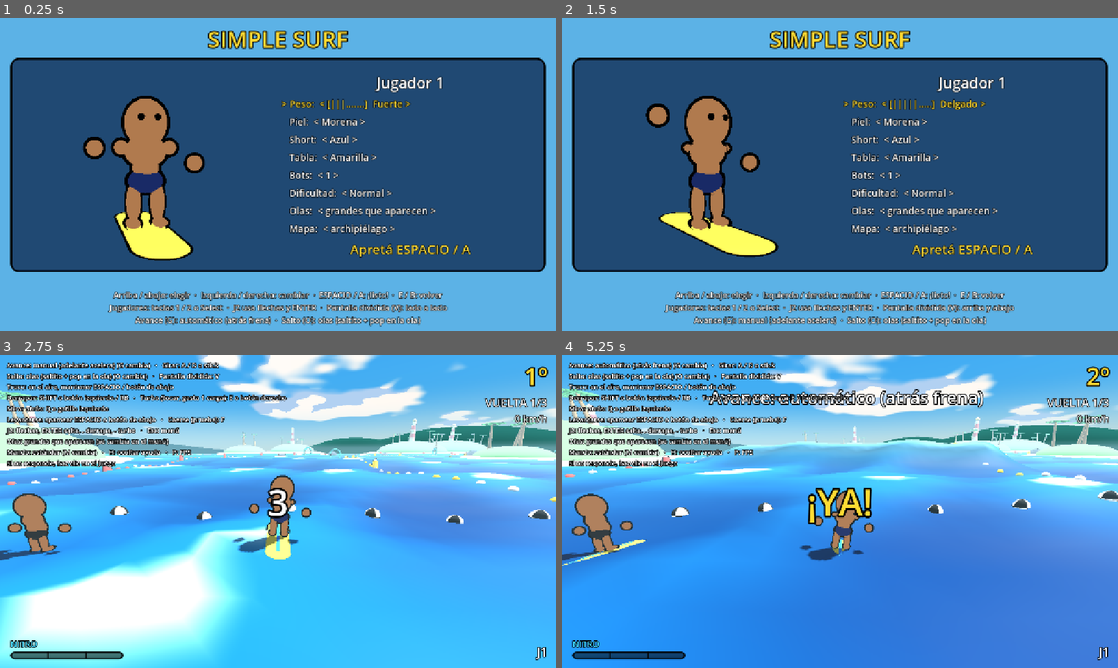
Above: before the commit, frames 1-4 (two rows, left to right).
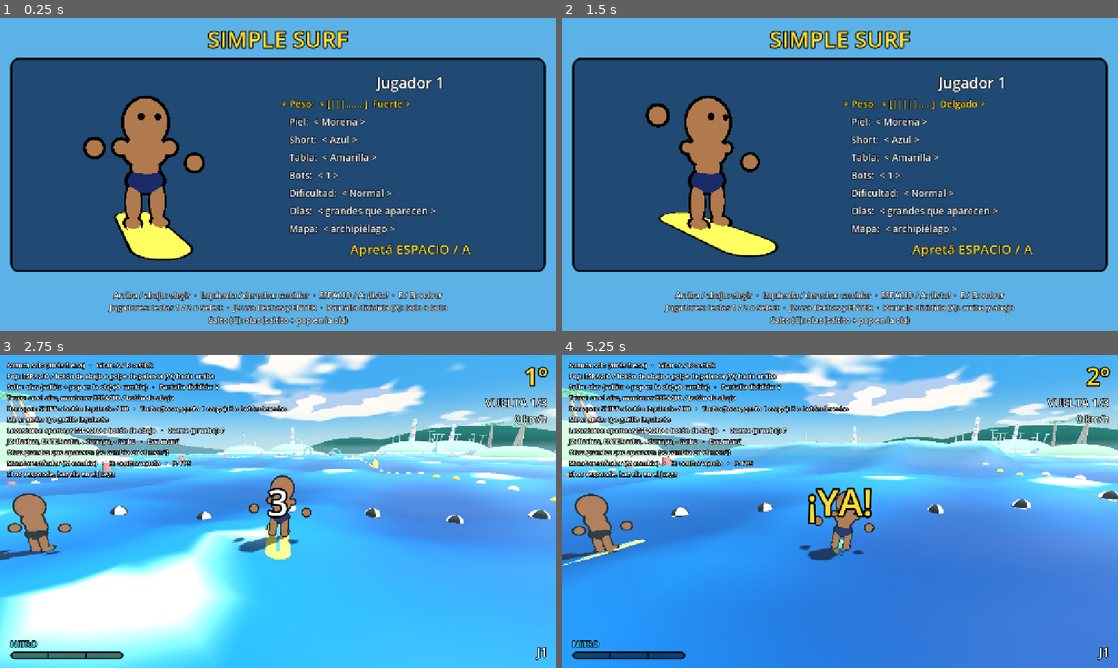
Above: after the commit, the same moments.

Repository: asimplesurfer/simplesurf
Game: Godot game, scene res://ui/menus/character_select.tscn
The game is run twice, just before and just after one commit, with the same random seed, the same clock (stepped at 60 frames per second) and the same inputs. Sound files missing from this copy of the repository are replaced by a short silence.
Inputs (mouse positions are in pixels of both pictures, inside the frame that each line leads up to):
- Up to frame 1 (0.25 s): no input
- Up to frame 2 (1.5 s): tap Enter at 0.5 s; move the mouse to (962, 158) at 0.52 s; hold D (p1_right) 0.53-1.25 s; tap G at 0.6 s; click (962, 158) at 0.67 s; tap V at 0.8 s; drag from (728, 190) to (812, 237) at 1.27 s
- Up to frame 3 (2.75 s): move the mouse to (333, 442) at 2.02 s; hold D (p1_right) from 2.03 s (still down); hold Space (p1_a) from 2.03 s (still down); tap V at 2.3 s
- Up to frame 4 (5.25 s): release D (p1_right) at 2.75 s; release Space (p1_a) at 2.75 s; drag from (812, 574) to (673, 464) at 2.77 s; move the mouse to (1006, 558) at 3.52 s; hold A (p1_left) 3.53-4.25 s; tap Shift (p1_drift) at 3.6 s; tap V at 3.8 s; drag from (673, 464) to (756, 433) at 4.27 s; move the mouse to (867, 511) at 5.02 s; hold S (p1_down) from 5.03 s (still down); tap G at 5.1 s; click (867, 511) at 5.17 s

The runs differ from the first frame. In frame 1, 1.0% of the frame differs, in the area x 24-76%, y 95-99%; in frame 2, 1.4%; in frame 3, 6.4%; in frame 4, 7.4%, in the area x 1-76%, y 2-65%.

Commit message:
Pop con golpe de palanca hacia arriba (además de A) y solo avance automático
- Golpe rápido de palanca (o W) hacia arriba = A: pop en la cresta, saltito en
  agua plana, también cuenta para levantarse. Inclinarla de a poco, mantenerla
  o tirarla en diagonal al girar no cuenta.
- Se quita el modo de avance manual (y la tecla G): siempre avanza solo y
  atrás frena.

Co-Authored-By: Claude Opus 5.5 <noreply@anthropic.com>
Claude-Session: https://claude.ai/code/session_0158oNfJa2g5qsqyuATh8Mjh

Diff:
--- a/core/controllers/player_controller.gd
+++ b/core/controllers/player_controller.gd
@@ -6,10 +6,14 @@
 
 signal pad_layout_changed(layout_name: String)
 signal jump_mode_changed(mode_name: String)
-signal forward_mode_changed(mode_name: String)
 signal jump_style_changed(style_name: String)
 
 const SETTINGS_PATH := "user://settings.cfg"
+## Pop con la palanca: un golpe rápido hacia arriba (de suelta a casi tope en
+## menos de FLICK_TIME). Inclinarla de a poco o mantenerla no hace nada.
+const FLICK_LOW := 0.15
+const FLICK_HIGH := 0.75
+const FLICK_TIME := 0.12
 
 @export var player_index: int = 0
 
@@ -20,6 +24,10 @@
 var _pending_mash: int = 0
 var _pending_debug_fall: bool = false
 var _pending_turbo: bool = false
+## Tiempo desde que la palanca estuvo suelta hacia arriba (para el golpe).
+var _since_up_low: float = 0.0
+## Ya contó este golpe (hay que soltar para el próximo).
+var _flick_armed: bool = true
 ## Distribución elegida a mano (-1 = automática).
 var _manual_layout: int = -1
 
@@ -79,9 +87,6 @@
 		var key := event as InputEventKey
 		if key.pressed and not key.echo and key.physical_keycode == KEY_M:
 			toggle_pad_layout()
-		elif player_index == 0 and key.pressed and not key.echo and key.physical_keycode == KEY_G:
-			GameSettings.toggle_auto_forward()
-			forward_mode_changed.emit(GameSettings.forward_mode_name())
 		elif player_index == 0 and key.pressed and not key.echo and key.physical_keycode == KEY_O:
 			GameSettings.toggle_jump_style()
 			jump_style_changed.emit(GameSettings.jump_style_name())
@@ -91,15 +96,15 @@
 		using_joypad = true
 
 
-func get_input(_delta: float) -> RiderInput:
+func get_input(delta: float) -> RiderInput:
 	var input := RiderInput.new()
 	input.steer = Input.get_axis(_prefix + "left", _prefix + "right")
-	if GameSettings.auto_forward:
-		# Avanza solo; tirar el stick claramente hacia atrás frena (un poco de
-		# diagonal al girar no frena).
-		input.throttle = -1.0 if Input.get_action_strength(_prefix + "down") > 0.5 else 1.0
-	else:
-		input.throttle = Input.get_axis(_prefix + "down", _prefix + "up")
+	# Avanza solo; tirar el stick claramente hacia atrás frena (un poco de
+	# diagonal al girar no frena).
+	input.throttle = -1.0 if Input.get_action_strength(_prefix + "down") > 0.5 else 1.0
+	# Golpe de palanca hacia arriba = lo mismo que apretar A (pop / saltito).
+	if _update_flick(delta, input.steer):
+		_pending_mash += 1
 	input.trick = Input.is_action_pressed(_prefix + "a")
 	input.drift = Input.is_action_pressed(_prefix + "drift")
 	input.turbo = Input.is_action_pressed(_prefix + "b")
@@ -114,6 +119,23 @@
 	return input
 
 
+## true en el frame en que la palanca (o W / flecha arriba) se tira hacia arriba
+## de golpe y bastante derecha (en diagonal, al girar, no cuenta).
+func _update_flick(delta: float, steer: float) -> bool:
+	var up := Input.get_action_strength(_prefix + "up")
+	if up <= FLICK_LOW:
+		_since_up_low = 0.0
+		_flick_armed = true
+		return false
+	_since_up_low += delta
+	if not _flick_armed or up < FLICK_HIGH:
+		return false
+	_flick_armed = false
+	if _since_up_low > FLICK_TIME + 0.001:
+		return false
+	return not (using_joypad and absf(steer) > up * 0.6)
+
+
 func _load_manual_layout() -> int:
 	var cfg := ConfigFile.new()
 	if cfg.load(SETTINGS_PATH) != OK:
--- a/core/settings/game_settings.gd
+++ b/core/settings/game_settings.gd
@@ -28,8 +28,6 @@
 static var track_layout: TrackLayout = TrackLayout.ARCHIPELAGO
 ## Cuántas personas juegan (pantalla dividida). Se cambia con las teclas 1 / 2.
 static var player_count: int = 1
-## Avance: true = avanza solo (stick atrás frena); false = stick adelante para avanzar.
-static var auto_forward: bool = true
 ## Pantalla dividida: true = un jugador a cada lado; false = uno arriba del otro.
 static var split_vertical: bool = true
 ## Bots en la carrera (0 a 3) y su dificultad (0 Fácil, 1 Normal, 2 Difícil).
@@ -50,7 +48,6 @@
 	if cfg.load(PATH) == OK:
 		player_count = clampi(int(cfg.get_value("gameplay", "player_count", 1)), 1, 2)
 		split_vertical = bool(cfg.get_value("gameplay", "split_vertical", true))
-		auto_forward = bool(cfg.get_value("gameplay", "auto_forward", true))
 		jump_style = int(cfg.get_value("gameplay", "jump_style", JumpStyle.WAVES)) as JumpStyle
 		track_layout = clampi(
 			int(cfg.get_value("gameplay", "track_layout", TrackLayout.ARCHIPELAGO)), 0, 1
@@ -73,7 +70,6 @@
 	cfg.set_value("gameplay", "jump_mode", jump_mode)
 	cfg.set_value("gameplay", "player_count", player_count)
 	cfg.set_value("gameplay", "split_vertical", split_vertical)
-	cfg.set_value("gameplay", "auto_forward", auto_forward)
 	cfg.set_value("gameplay", "jump_style", jump_style)
 	cfg.set_value("gameplay", "wave_mode", wave_mode)
 	cfg.set_value("gameplay", "track_layout", track_layout)
@@ -98,15 +94,6 @@
 	if not characters.has(player_index):
 		characters[player_index] = CharacterData.default_for_player(player_index)
 	return characters[player_index]
-
-
-static func toggle_auto_forward() -> void:
-	auto_forward = not auto_forward
-	save_settings()
-
-
-static func forward_mode_name() -> String:
-	return "automático (atrás frena)" if auto_forward else "manual (adelante acelera)"
 
 
 static func toggle_jump_style() -> void:
--- a/tests/run_tests.gd
+++ b/tests/run_tests.gd
@@ -42,10 +42,9 @@
 	GameSettings.load_settings()
 	GameSettings.player_count = 1
 	GameSettings.bot_count = 0
-	_check(GameSettings.auto_forward, "por defecto el avance es automático")
-	# Los tests de movimiento usan el modo manual (W acelera); el automático
-	# se prueba aparte.
-	GameSettings.auto_forward = false
+	# Avanza solo siempre. Para que los tests empiecen quietos, se mantiene
+	# "atrás" (frenar) y se suelta cuando hay que avanzar.
+	_set_action(&"p1_down", true)
 	_check(
 		GameSettings.jump_style == GameSettings.JumpStyle.WAVES,
 		"por defecto el salto es de olas (saltito + pop)"
@@ -64,6 +63,7 @@
 	GameSettings.jump_style = GameSettings.JumpStyle.FREE
 	_test_avatar()
 	await _test_menu()
+	_set_action(&"p1_down", true)
 	_main = load("res://main.tscn").instantiate()
 	root.add_child(_main)
 	await process_frame
@@ -140,6 +140,7 @@
 	_test_bot_paths()
 	await _test_bot_race()
 	await _test_demo()
+	_set_action(&"p1_down", true)
 	await _test_memory()
 	await _test_archipelago()
 	_finish()
@@ -154,6 +155,8 @@
 	root.add_child(menu)
 	await _wait(9.0)
 	_check(not started[0], "a los 9 s sin tocar nada todavía no arranca")
+	_set_action(&"p1_down", false)
+	await process_frame
 	await _press(&"p1_down")
 	await _wait(9.0)
 	_check(not started[0], "tocar algo reinicia la espera")
@@ -254,6 +257,7 @@
 	menu.auto_start = false
 	var started := [false]
 	menu.start_requested.connect(func() -> void: started[0] = true)
+	_set_action(&"p1_down", false)
 	root.add_child(menu)
 	await process_frame
 	await process_frame
@@ -291,7 +295,7 @@
 	_teleport(Vector3(400.0, 0.0, 900.0))
 	if _rider.is_fallen():
 		await _mash_until_standing(8.0, 4.0)
-	_set_action(&"p1_up", true)
+	_set_action(&"p1_down", false)
 	await _wait(2.0)
 	await _press(&"p1_a")
 	_check(_state() == &"airborne", "en agua plana, A hace un saltito")
@@ -299,6 +303,25 @@
 	_check(hop.x < 1.0, "el saltito es bajo (%.2f m)" % hop.x)
 	await _wait_until_state(&"riding", 2.0)
 	await _wait(0.5)
+	# Golpe de palanca hacia arriba (o W) = lo mismo que A.
+	await _press(&"p1_up")
+	_check(_state() == &"airborne", "golpe de palanca arriba hace el saltito igual que A")
+	await _wait_until_state(&"riding", 2.0)
+	await _wait(0.5)
+	# Inclinarla de a poco no cuenta.
+	var slow_flick := false
+	for i in 20:
+		var ev := InputEventAction.new()
+		ev.action = &"p1_up"
+		ev.pressed = true
+		ev.strength = float(i + 1) / 20.0
+		Input.parse_input_event(ev)
+		await process_frame
+		if _state() == &"airborne":
+			slow_flick = true
+	_set_action(&"p1_up", false)
+	_check(not slow_flick, "subir la palanca despacio no salta")
+	await _wait(0.3)
 
 	# Mantener A en el saltito no hace truco (así nadie se cae por no llegar).
 	_set_action(&"p1_a", true)
@@ -398,7 +421,7 @@
 	_teleport(track.position_at(start_angle, lat - 0.5))
 	if _rider.is_fallen():
 		await _mash_until_standing(8.0, 4.0)
-	_set_action(&"p1_up", true)
+	_set_action(&"p1_down", false)
 	var launched := false
 	var prompt := false
 	var max_height := 0.0
@@ -412,7 +435,7 @@
 			launched = true
 			max_height = maxf(max_height, _rider.global_position.y - _water_height_here())
 		await process_frame
-	_set_action(&"p1_up", false)
+	_set_action(&"p1_down", true)
 	_check(launched, "andando por la ola constante, los picos lo lanzan al aire")
 	_check(prompt, "en la ola constante también aparece el botón del pop")
 	_check(max_height > 0.15, "salta (%.1f m el más alto en 10 s)" % max_height)
@@ -676,9 +699,9 @@
 	_check(split != null and split.views.size() == 1, "1 jugador: una sola pantalla")
 	var start_angle := _course.track.angle_of(_rider.global_position)
 	_check(absf(start_angle) < 0.1, "larga en la meta (ángulo %.2f)" % start_angle)
-	_set_action(&"p1_up", true)
+	_set_action(&"p1_down", false)
 	await _mash(8.0, 1.0)
-	_set_action(&"p1_up", false)
+	_set_action(&"p1_down", true)
 	_check(
 		_state() == &"riding" and _rider.speed < 0.5,
 		"durante la cuenta no se mueve ni salta"
@@ -695,7 +718,7 @@
 	_check(_course.rocks.size() > 5, "hay rocas (%d)" % _course.rocks.size())
 	_course.hazards_enabled = true
 	_course.bounds_enabled = true
-	_set_action(&"p1_up", true)
+	_set_action(&"p1_down", false)
 	if _rider.is_fallen():
 		await _mash_until_standing(8.0, 4.0)
 
@@ -757,7 +780,7 @@
 	_teleport(_course.track.position_at(a0, _course.half_width - 3.0))
 	_rider.heading = _course.track.heading_at(a0) + 0.7
 	_rider.speed = 13.0
-	_set_action(&"p1_up", true)
+	_set_action(&"p1_down", false)
 	var min_speed := 99.0
 	for i in int(1.5 * FPS):
 		# A mitad de camino salta (el bug pasaba sobre todo en el aire).
@@ -767,7 +790,7 @@
 			_set_action(&"p1_a", false)
 		min_speed = minf(min_speed, _rider.speed)
 		await process_frame
-	_set_action(&"p1_up", false)
+	_set_action(&"p1_down", true)
 	var moved := wrapf(_course.track.angle_of(_rider.position) - a0, -PI, PI)
 	var lat := absf(_course.track.lateral_of(_rider.position))
 	_check(min_speed > 8.0, "contra la corchera no pierde casi velocidad (mín %.1f m/s)" % min_speed)
@@ -780,7 +803,7 @@
 	print("Turbo:")
 	_course.bounds_enabled = false
 	_teleport(Vector3(0.0, 0.0, 900.0))
-	_set_action(&"p1_up", true)
+	_set_action(&"p1_down", false)
 	await _wait(2.5)
 	_rider.reset_nitro()
 	_rider.add_nitro(1.0)
@@ -1044,11 +1067,11 @@
 func _test_throttle_and_steer() -> void:
 	print("Acelerar y girar:")
 	await _wait(2.5)
-	_check(_rider.speed < 1.0, "parado sin acelerar no avanza solo (velocidad %.1f)" % _rider.speed)
-
-	_set_action(&"p1_up", true)
+	_check(_rider.speed < 1.0, "frenando no avanza (velocidad %.1f)" % _rider.speed)
+
+	_set_action(&"p1_down", false)
 	await _wait(3.0)
-	_check(_rider.speed > 10.0, "W acelera (velocidad %.1f)" % _rider.speed)
+	_check(_rider.speed > 10.0, "sin tocar nada avanza solo (velocidad %.1f)" % _rider.speed)
 
 	var start_heading := _rider.heading
 	var start_pos := _rider.global_position
@@ -1064,23 +1087,12 @@
 	var expected_y := _water.height_at(_rider.global_position.x, _rider.global_position.z)
 	_check(absf(_rider.global_position.y - expected_y) < 0.001, "flota a la altura de la ola")
 
-	_set_action(&"p1_up", false)
-	await _wait(1.0)
-	_check(_rider.speed < 11.5, "al soltar W frena de a poco (velocidad %.1f)" % _rider.speed)
-
-	# Modo automático: avanza solo y atrás frena.
-	GameSettings.auto_forward = true
-	await _wait(2.5)
-	_check(_rider.speed > 12.0, "automático: avanza solo sin tocar nada (%.1f)" % _rider.speed)
 	_set_action(&"p1_down", true)
 	await _wait(1.5)
-	_check(_rider.speed < 3.0, "automático: atrás frena (%.1f)" % _rider.speed)
+	_check(_rider.speed < 3.0, "atrás frena (%.1f)" % _rider.speed)
 	_set_action(&"p1_down", false)
 	await _wait(2.5)
-	_check(_rider.speed > 10.0, "automático: al soltar vuelve a avanzar (%.1f)" % _rider.speed)
-	GameSettings.auto_forward = false
-	_set_action(&"p1_up", true)
-	await _wait(1.5)
+	_check(_rider.speed > 10.0, "al soltar vuelve a avanzar (%.1f)" % _rider.speed)
 
 	var launched := false
 	for i in int(8.0 * FPS):
@@ -1113,9 +1125,11 @@
 	# Soltar enseguida: si se sigue manteniendo en el aire, empieza un truco.
 	_set_action(&"p1_a", false)
 	var charged_height := await _measure_jump_height()
-	_check(
-		charged_height > tap_height * 2.0,
-		"el salto cargado sube mucho más (%.2f m contra %.2f m)" % [charged_height, tap_height]
+	# Contra la altura teórica del toque (la medida depende de las olitas).
+	var tap_theory := pow(_rider.stats.jump_speed_min, 2.0) / (2.0 * _rider.stats.gravity)
+	_check(
+		charged_height > tap_theory * 2.0,
+		"el salto cargado sube mucho más (%.2f m contra %.2f m de un toque)" % [charged_height, tap_theory]
 	)
 	await _wait_until_state(&"riding", 2.0)
 	await _wait(0.3)
@@ -1376,7 +1390,7 @@
 	s.lifetime = 100.0
 	s.grow_time = 0.01
 	_water.add_swell(s)
-	_set_action(&"p1_up", true)
+	_set_action(&"p1_down", false)
 	var launched := false
 	for i in int(4.0 * FPS):
 		if _state() == &"airborne":
@@ -1384,7 +1398,7 @@
 			break
 		await process_frame
 	_check(launched, "subir una ola grande con velocidad lo lanza al aire")
-	_set_action(&"p1_up", false)
+	_set_action(&"p1_down", true)
 	await _wait_until_state(&"riding", 3.0)
 	await _wait(0.5)
 
--- a/ui/hud/hud.gd
+++ b/ui/hud/hud.gd
@@ -103,10 +103,6 @@
 			show_message("Salto: " + style_name, Color.WHITE)
 			_update_help()
 		)
-		pc.forward_mode_changed.connect(func(mode_name: String) -> void:
-			show_message("Avance: " + mode_name, Color.WHITE)
-			_update_help()
-		)
 		pc.jump_mode_changed.connect(func(mode_name: String) -> void:
 			show_message("Salto: " + mode_name, Color.WHITE)
 			_update_help()
@@ -276,7 +272,8 @@
 	if rider and rider.controller is PlayerController:
 		layout = (rider.controller as PlayerController).layout_name()
 	_help.text = (
-		"Avance: %s (G cambia)   ·   Girar: A / D o stick\n" % GameSettings.forward_mode_name()
+		"Avanza solo (atrás frena)   ·   Girar: A / D o stick\n"
+		+ "Pop: ESPACIO / botón de abajo o golpe de palanca (W) hacia arriba\n"
 		+ "Salto: %s (O cambia)   ·   Pantalla dividida: V\n" % GameSettings.jump_style_name()
 		+ "Truco: en el aire, mantener ESPACIO / botón de abajo\n"
 		+ "Derrapar: SHIFT o botón izquierdo / RB   ·   Turbo (tocar, gasta 1 carga): E o botón derecho\n"
--- a/ui/menus/character_select.gd
+++ b/ui/menus/character_select.gd
@@ -80,7 +80,7 @@
 		"Arriba / abajo: elegir  ·  Izquierda / derecha: cambiar  ·  ESPACIO / A: ¡listo!  ·  E / B: volver\n"
 		+ "Jugadores: teclas 1 / 2 o Select  ·  J2 usa flechas y ENTER  ·  "
 		+ "Pantalla dividida (V): %s\n" % ("lado a lado" if GameSettings.split_vertical else "arriba y abajo")
-		+ "Avance (G): %s  ·  Salto (O): %s" % [GameSettings.forward_mode_name(), GameSettings.jump_style_name()]
+		+ "Salto (O): %s" % GameSettings.jump_style_name()
 	)
 	_refresh_all()
 
@@ -267,10 +267,6 @@
 			GameSettings.split_vertical = not GameSettings.split_vertical
 			_build()
 			return
-		if key.physical_keycode == KEY_G:
-			GameSettings.toggle_auto_forward()
-			_build()
-			return
 		if key.physical_keycode == KEY_O:
 			GameSettings.toggle_jump_style()
 			_build()
